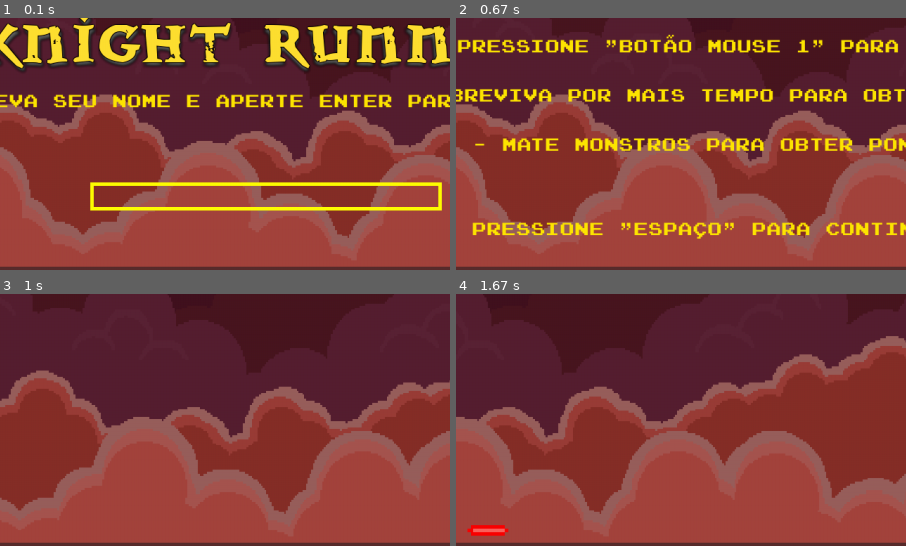
Above: before the commit, frames 1-4 (two rows, left to right).
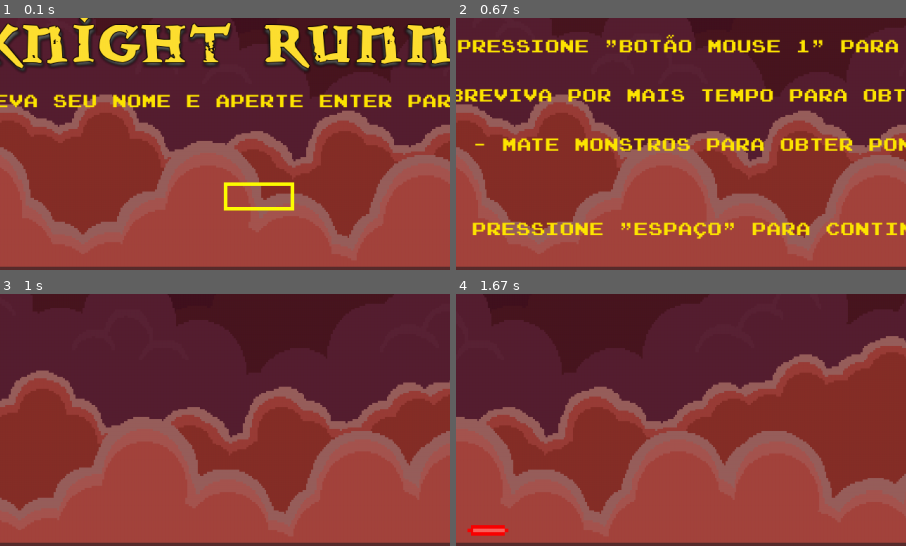
Above: after the commit, the same moments.

Repository: insper-classroom/devlife-23-1-projeto-pygame-henrique-e-guilherme
Game: pygame game, started from jogo/funcoes/jogo.py
The game is run twice, just before and just after one commit, with the same random seed, the same clock (stepped at 60 frames per second) and the same inputs.
Inputs (mouse positions are % of the whole screen's width and height, from its top left):
- Up to frame 1 (0.1 s): no input
- Up to frame 2 (0.67 s): tap Enter at 0.33 s
- Up to frame 3 (1 s): tap Space at 0.67 s
- Up to frame 4 (1.67 s): click (19, 35) at 1.05 s; click (87, 85) at 1.38 s
The pictures show only the part of the screen within x 21-71%, y 37-87%; the shares and areas given below are measured in that part.

The runs differ from the first frame. In frame 1, 2.3% of the frame differs, in the area x 20-99%, y 65-77%; in frame 2, nothing differs; in frame 3, nothing differs; in frame 4, nothing differs.

Commit message:
Caixa de texto aumenta de tamanho ao escrever

Diff:
--- a/jogo/funcoes/classes.py
+++ b/jogo/funcoes/classes.py
@@ -1,12 +1,12 @@
 import pygame
 import random
 
-class TextBox():
+class CaixaTexto():
     def __init__ (self, fonte, assets):
-        self.rect = pygame.Rect(400, 500, 500 , 40)
+        self.rect = pygame.Rect(590, 500, 100 , 40)
         self.assets = assets
-        self.text = ''
-        self.text_surface = fonte.render(self.text, True, 'Red')
+        self.texto = ''
+        self.texto_surface = fonte.render(self.texto, True, 'Red')
         self.pode_escrever = False
         self.fonte = fonte
 
@@ -18,15 +18,19 @@
                 self.pode_escrever = False
         if event.type == pygame.KEYDOWN and self.pode_escrever:
             if event.key == pygame.K_RETURN:
-                self.assets['usuario_atual'] = self.text
+                self.assets['usuario_atual'] = self.texto
             elif event.key == pygame.K_BACKSPACE:
-                self.text = self.text[:-1]
+                self.texto = self.texto[:-1]
+                self.rect.width -= 18
+                self.rect.x += 10
             else:
-                self.text += event.unicode #https://www.pygame.org/docs/ref/event.html
-            self.text_surface = self.fonte.render(self.text, True, 'Yellow')
-            return self.text_surface
-    def draw(self, screen):
-        screen.blit(self.text_surface, (self.rect.x + 5, self.rect.y + 5))
+                self.texto += event.unicode #https://www.pygame.org/docs/ref/event.html
+                self.rect.width += 18
+                self.rect.x -= 10
+            self.texto_surface = self.fonte.render(self.texto, True, 'Yellow')
+
+    def desenha(self, screen):
+        screen.blit(self.texto_surface, (self.rect.x + 5, self.rect.y + 5))
         pygame.draw.rect(screen, 'Yellow', self.rect, 5)
 
 
@@ -37,7 +41,7 @@
         self.fonte = pygame.font.Font(assets['fonte'], 50)
         self.fonte2 = assets['fonte2']
         self.texto2 = self.fonte2.render('Escreva seu nome e aperte ENTER para iniciar', True, (255, 230, 0))
-        self.caixa_de_texto = TextBox(self.fonte2, assets)
+        self.caixa_de_texto = CaixaTexto(self.fonte2, assets)
         self.texto2_pos_x = 640 - self.texto2.get_rect()[2] / 2
 
 
@@ -61,7 +65,7 @@
         self.tela.blit(self.logo, (234, 250))
 
         self.tela.blit(self.texto2, (self.texto2_pos_x, 368))
-        self.caixa_de_texto.draw(self.tela)
+        self.caixa_de_texto.desenha(self.tela)
         pygame.display.update()
 
     def update(self, assets):
